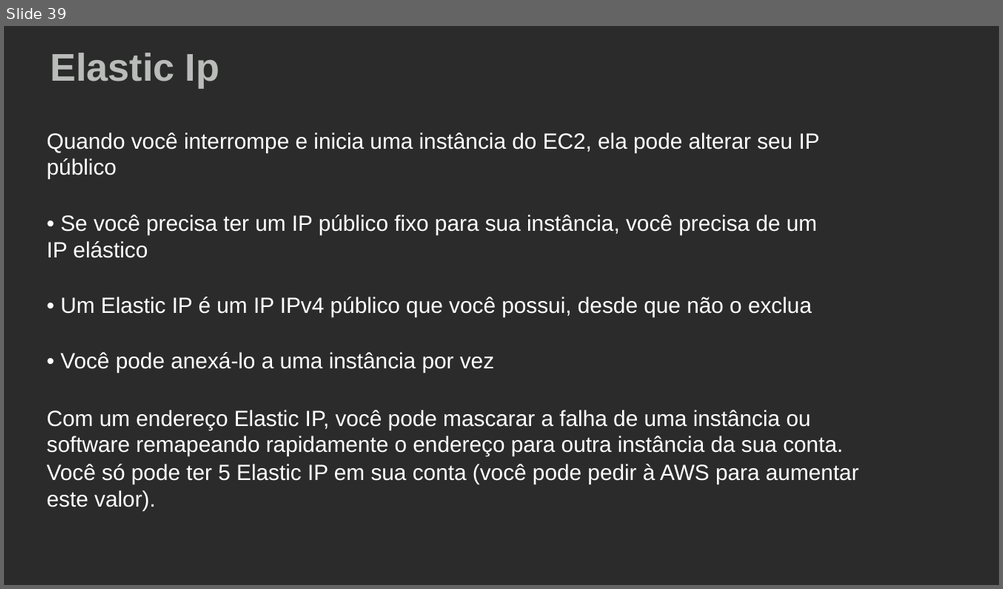
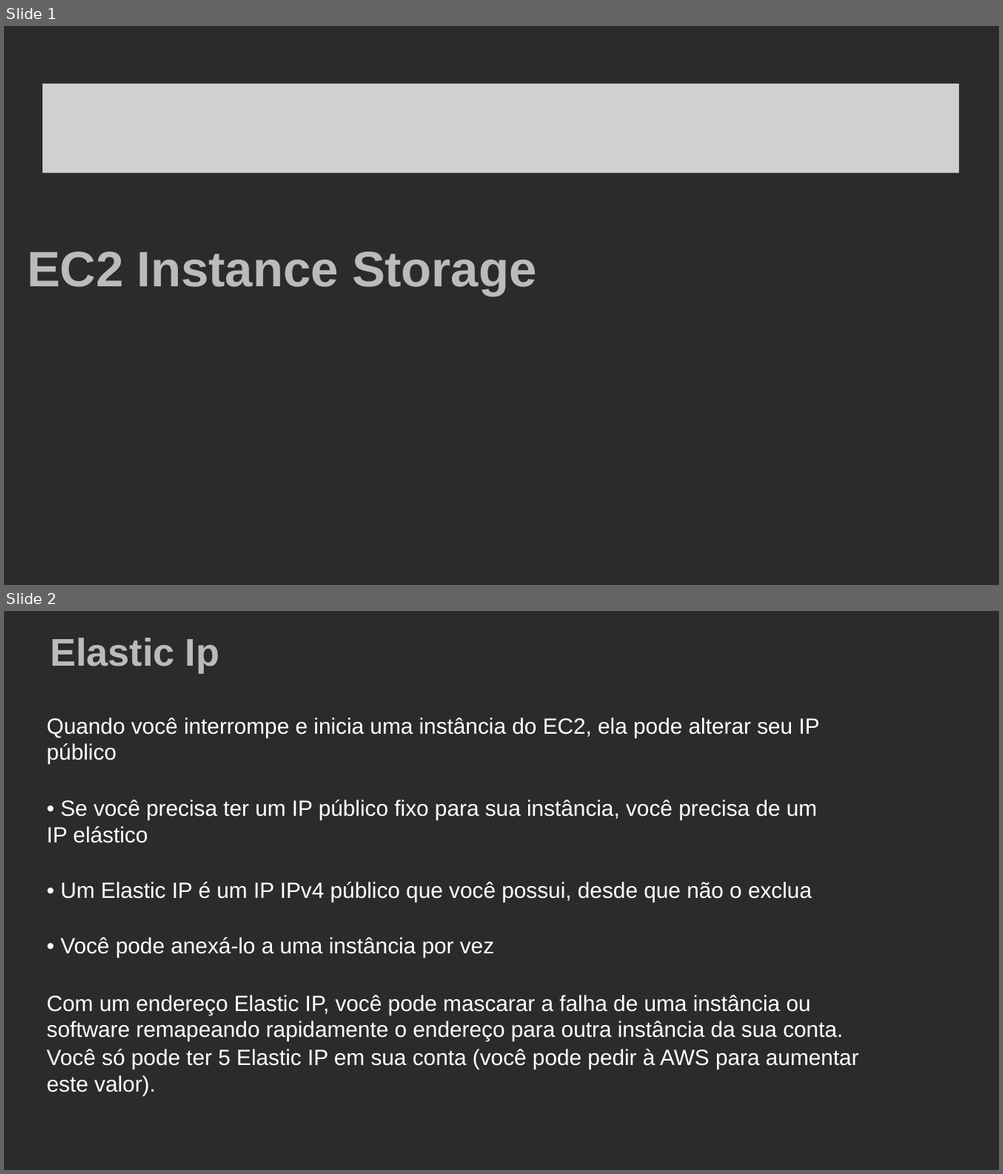
Before and after one commit to alanmourad/docs-aws, a slide deck: aws_work_ec2_ebs.pptx. Shown one above the other, each under a label of ours: slide 39 before the commit, slides 1 and 2 after it. The pictures are 1003x589 and 1003x1174 pixels, drawn with LibreOffice and Linux fonts; fonts in the diff are those of the drawing; grey boxes stand for pictures; background and template pictures are left out; a plain dark background stands for a picture behind light text. Boxes give left, top, right and bottom in pixels: in the first picture for what was removed or moved away, otherwise in the second. Text is boxed around its words. In the diff, an @@ line names an element or a change of style, - is before the commit and + after.

```diff
--- a/aws_work_ec2_ebs.pptx
+++ b/aws_work_ec2_ebs.pptx
@@ slide 1 added at [4, 26, 999, 585], background picture (left out) @@
@@ picture added at [42, 84, 959, 173] @@
@@ title added at [27, 252, 536, 296], 36 pt, text #BABCBA, bold @@
+EC2 Instance Storage
@@ what was slide 39 is now slide 2 @@
```
Also in this commit, not shown: 38 slides removed.
